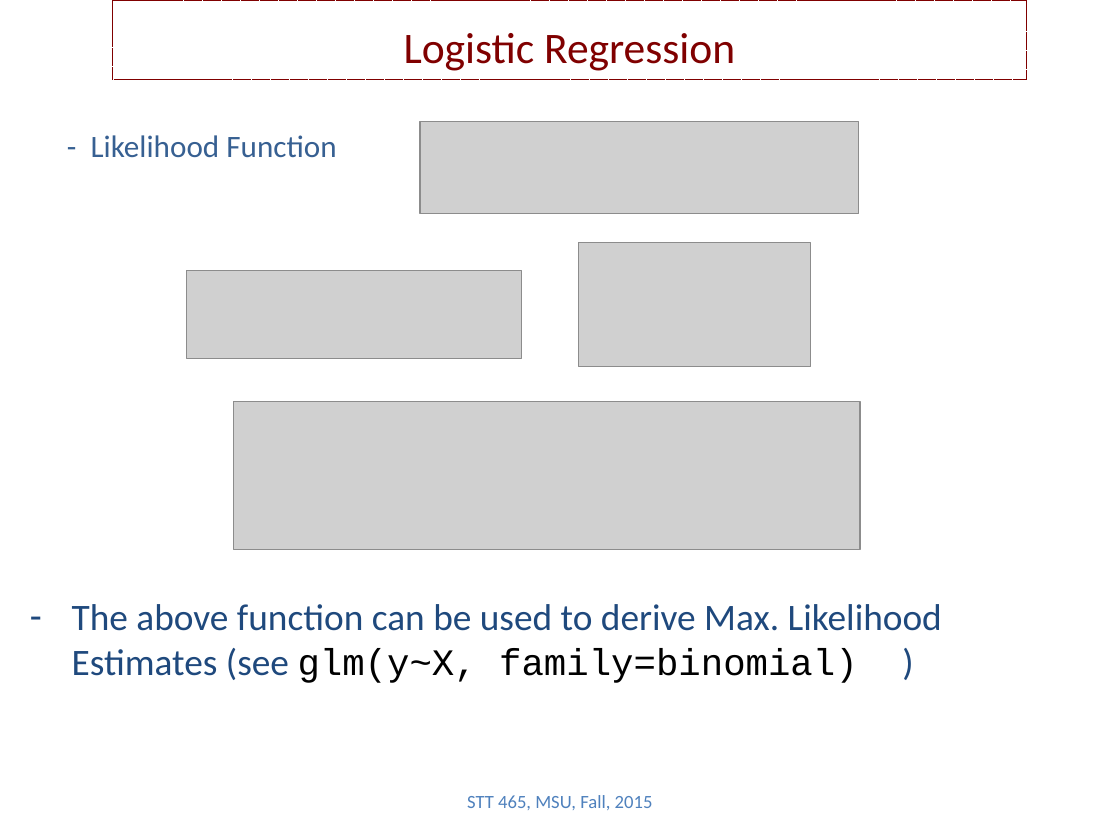
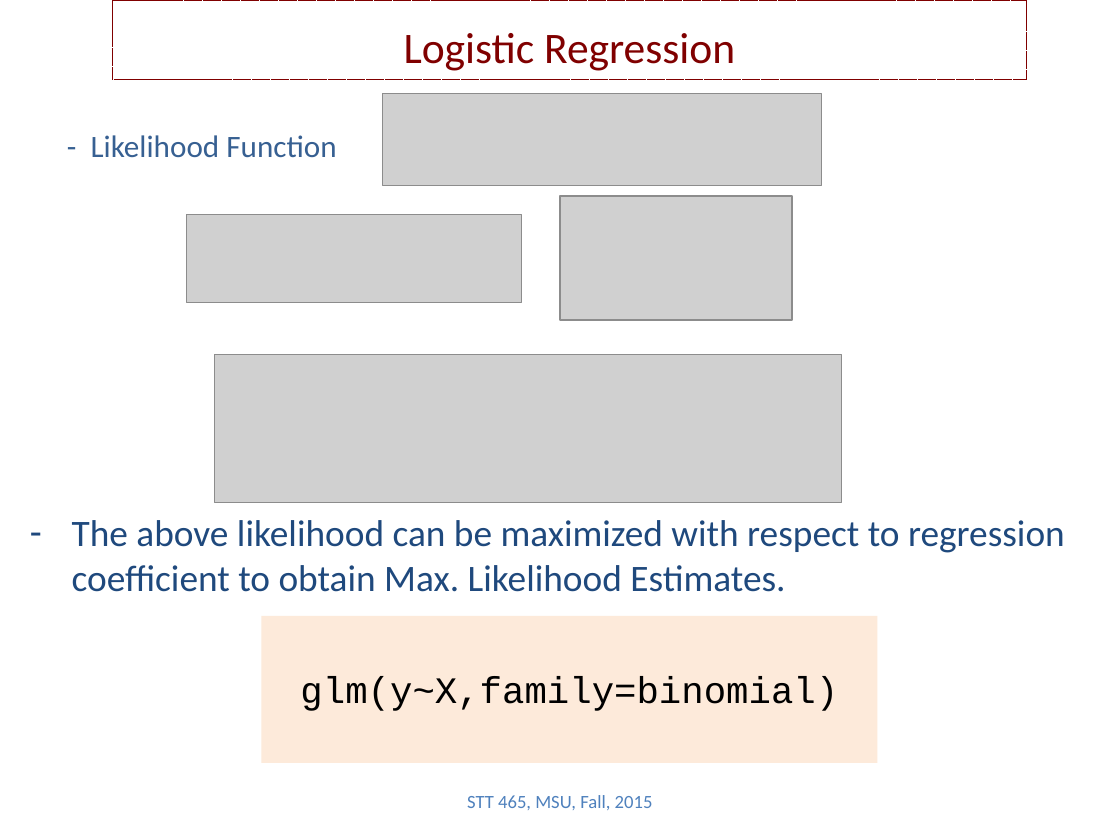
Before and after one commit to Boukos/STT465, a slide deck: slide 14 of STT465_14.pptx. Drawn at 1120x840 pixels with LibreOffice and Linux fonts; fonts in the diff are those of the drawing; grey boxes stand for pictures. Boxes give left, top, right and bottom in pixels: in the first picture for what was removed or moved away, otherwise in the second. Text is boxed around its words. In the diff, an @@ line names an element or a change of style, - is before the commit and + after.

```diff
--- a/STT465_14.pptx
+++ b/STT465_14.pptx
@@ picture: place and size @@
-picture at [420,121,859,214]
+picture at [383,93,822,186]
@@ picture: place and size @@
-picture at [579,243,811,367]
+picture at [560,196,792,320]
@@ picture: place and size @@
-picture at [187,271,522,358]
+picture at [187,215,522,302]
@@ picture: place and size @@
-picture at [233,401,860,549]
+picture at [215,355,842,503]
@@ text at [72,520,1065,592]: text changed @@
-– The above function can be used to derive Max. Likelihood Estimates (see glm(y~X, family=binomial) )
+– The above likelihood can be maximized with respect to regression coefficient to obtain Max. Likelihood Estimates.
@@ rectangle added at [261,616,877,763], fill #FDEADA, 24 pt, text #000000 @@
+glm(y~X,family=binomial)
```
Also in this commit, not shown: 3 other slides changed, 1 slide added, 1 other file.
